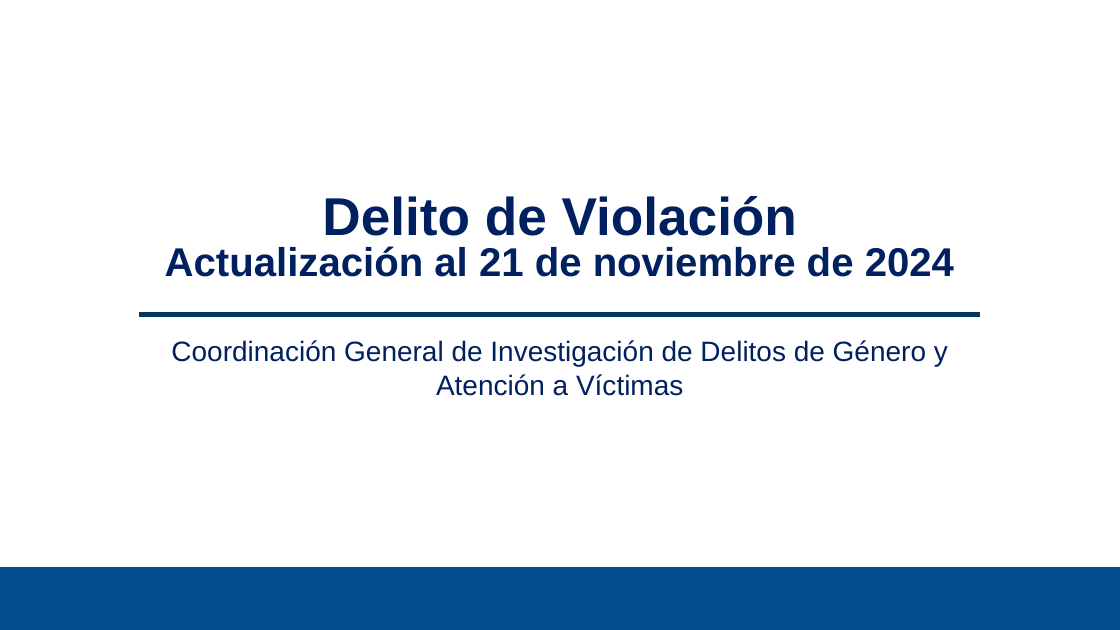
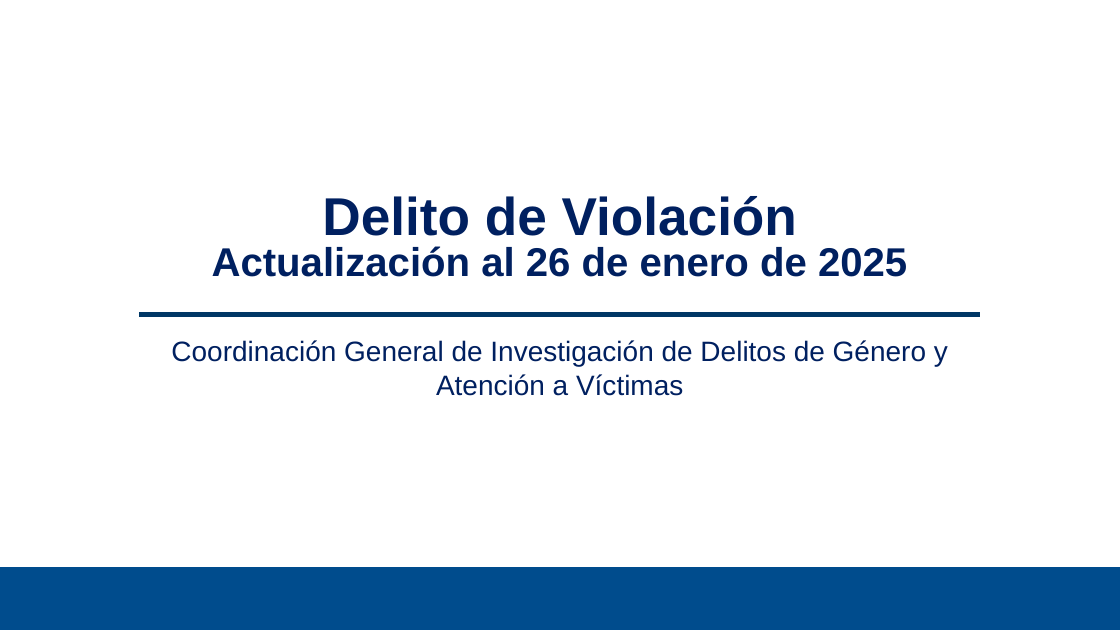
Before and after one commit to JuodaanViinaa/Fiscalia, a slide deck: slide 1 of InformeViolaciones/Template.pptx. Drawn at 1120x630 pixels with LibreOffice and Linux fonts; fonts in the diff are those of the drawing. Boxes give left, top, right and bottom in pixels: in the first picture for what was removed or moved away, otherwise in the second. Text is boxed around its words. In the diff, an @@ line names an element or a change of style, - is before the commit and + after.

```diff
--- a/InformeViolaciones/Template.pptx
+++ b/InformeViolaciones/Template.pptx
@@ text at bbox=[212, 246, 907, 277]: text changed @@
-Actualización al 21 de noviembre de 2024
+Actualización al 26 de enero de 2025
```
Also in this commit, not shown: 24 other files.
